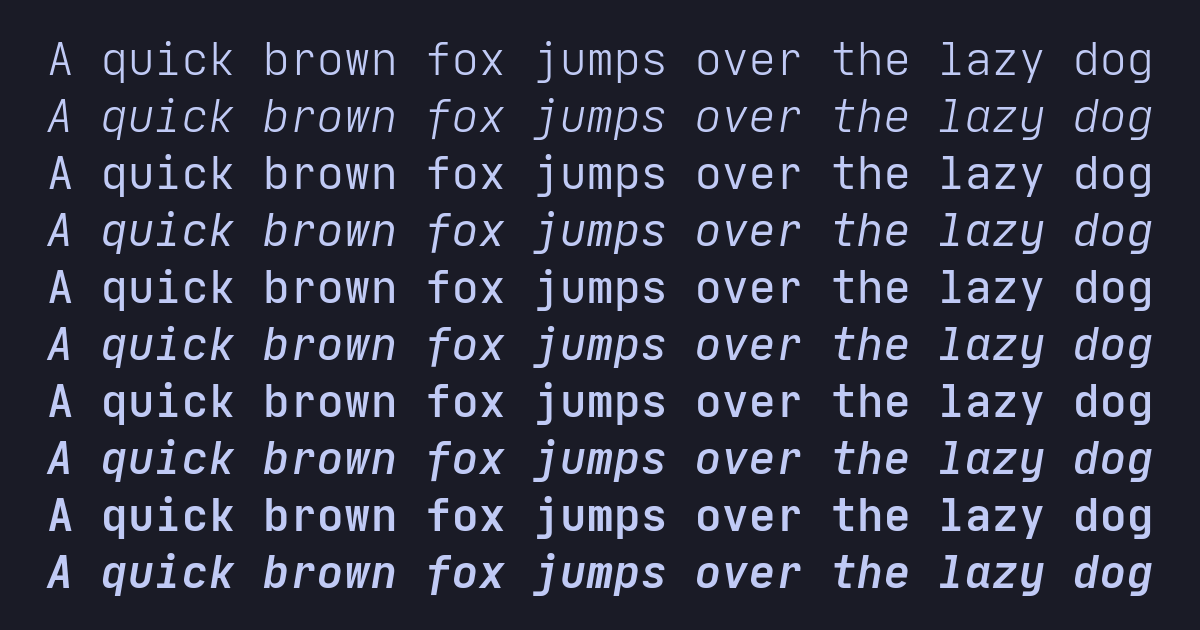
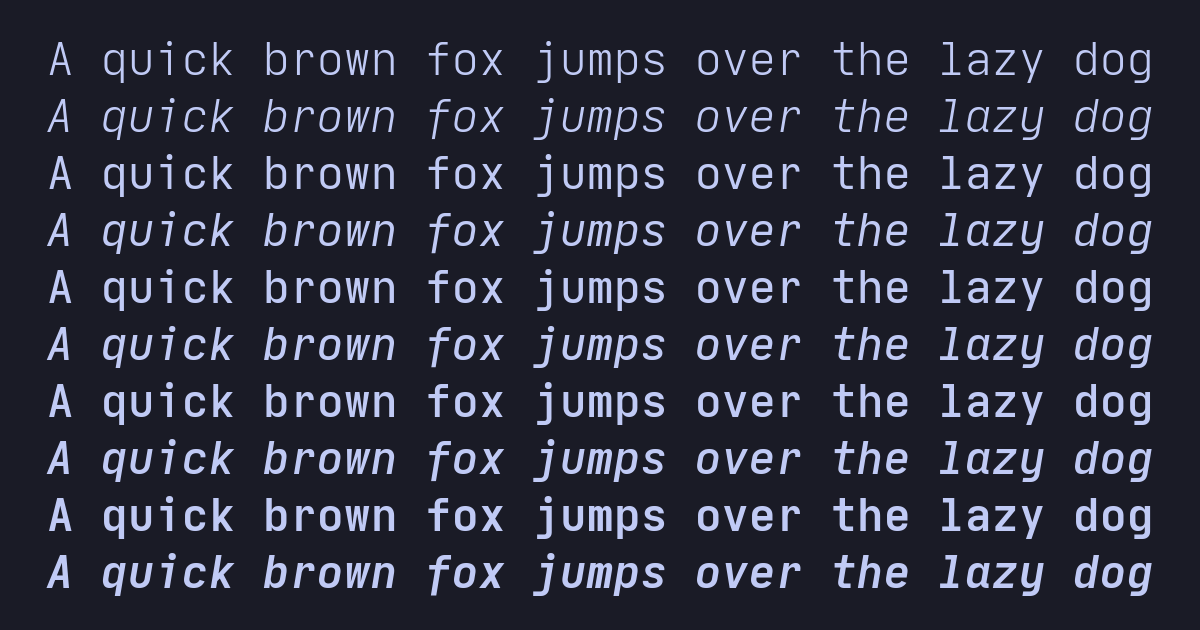
Layer changes from the first 1200 × 630 image to the second:
painted on "A quick brown fox jumps over t..." over [52, 41, 1151, 596]
